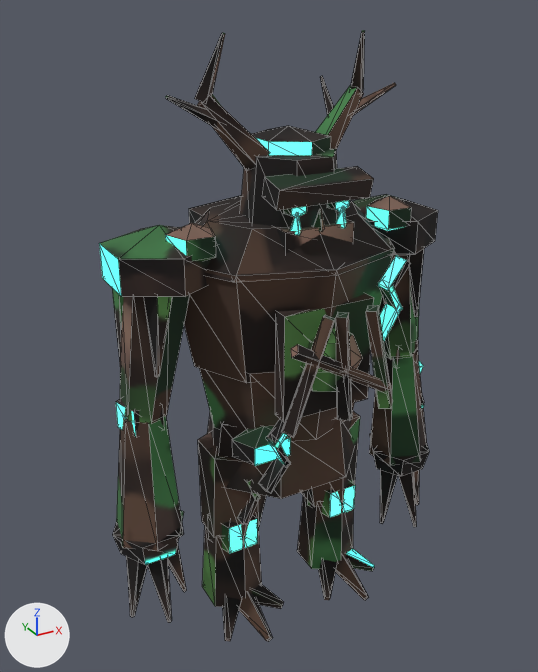
A saved change to the glTF model assets/models/mossy_treant.glb.
Before and after are seen from a 50 mm lens placed at (-1.32, -2.3, 2.37), pointed at (-0.02, 0.07, 1.18). Every picture has the same lights, and +X, +Y and +Z are marked at lower left. The older version comes first. Mesh edges are drawn as thin lines. Vertices at exactly the same position are counted once.

The first picture shows 'MossyTreantMesh'.
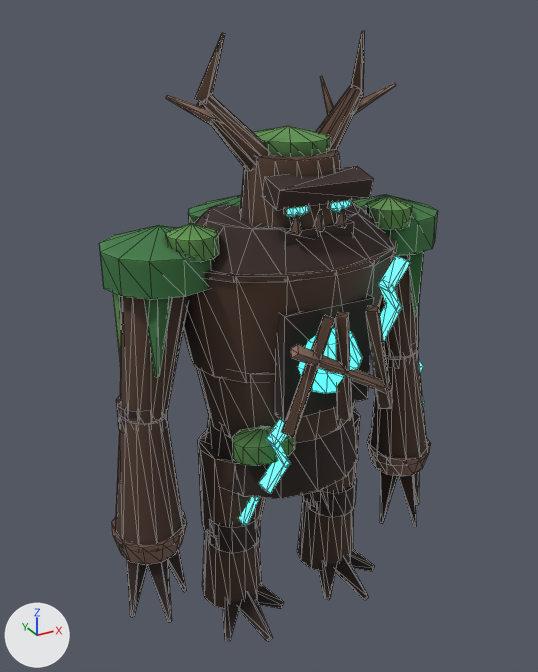
What differs and where, as boxes (x1, y1, x2, y2) in the pictures (538 x 672 px):
part 1 of me_mossytreantmesh, built on
    before: (116, 196, 418, 554)
    after: (99, 86, 438, 608)
part 2 of me_mossytreantmesh, surface changed
    both: (113, 30, 424, 642)

The change, as a diff of the scene's bpy script:
```diff
--- a/assets/models/mossy_treant.glb.py
+++ b/assets/models/mossy_treant.glb.py
@@ me_mossytreantmesh @@
 # used by ob_mossytreantmesh; location = (0.0, 0.0, 0.0)
-me_mossytreantmesh.from_pydata(...)  # 804 vertices, 1284 faces; spans x -0.75..0.75, y -0.46..0.53, z 0.0..2.3
+me_mossytreantmesh.from_pydata(...)  # 1232 vertices, 2140 faces; spans x -0.75..0.75, y -0.46..0.53, z 0.0..2.3
+# me_mossytreantmesh part 1: 64 vertices moved from x -0.67..0.67, y -0.29..0.04, z 0.36..1.79 to x -0.66..0.66, y -0.23..0.09, z 0.36..1.79; 428 vertices added at x -0.73..0.73, y -0.42..0.53, z 0.06..2.12
+# me_mossytreantmesh part 2: 684 kept faces spanning x -0.72..0.72, y -0.46..0.43, z 0.0..2.3 get new texture (UV) coordinates
 me_mossytreantmesh.materials.append(mat_mossytreantmesh_baked)
```
